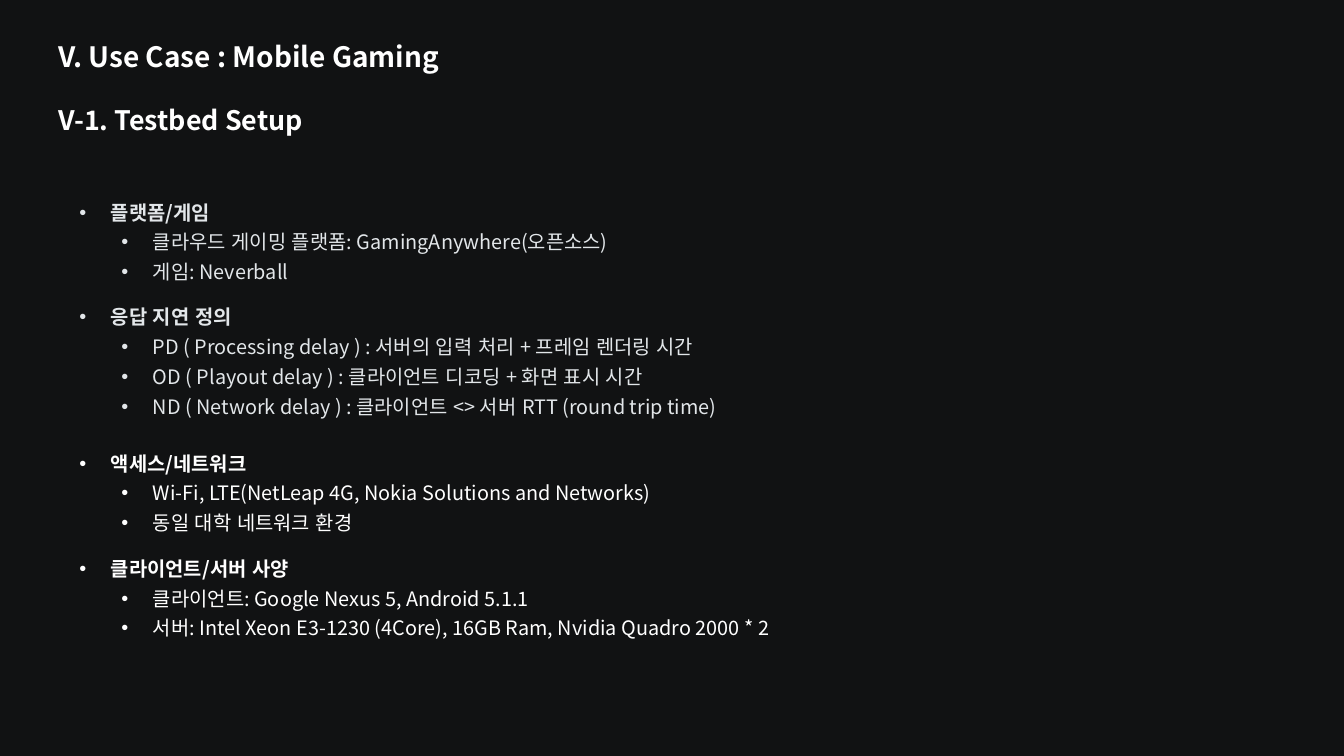
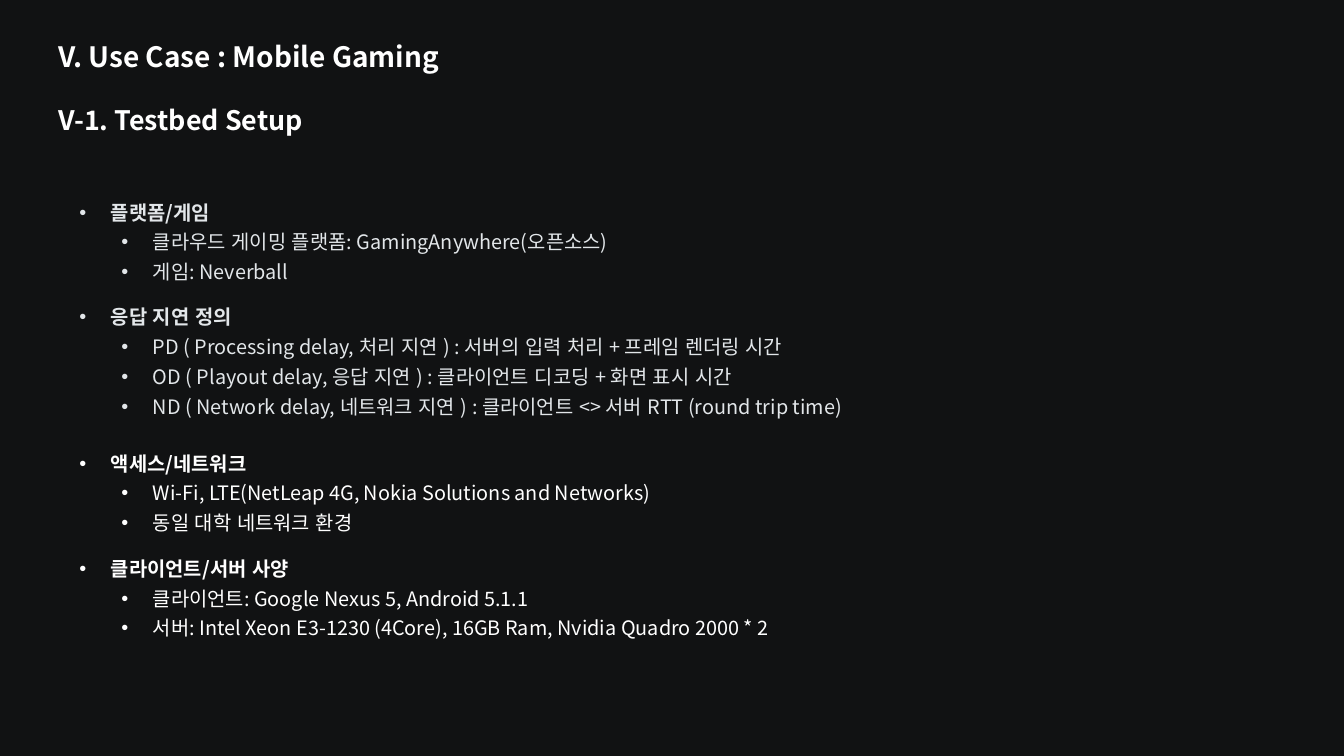
Before and after one commit to dhkeum9886/kmu-cloud-ai, a slide deck: slide 25 of 과제/Edge_Computing_for_the_Internet_of_Thing/Edge-Computing-for-the-Internet-of-Things-A-Case-Study.pptx. Drawn at 1344x756 pixels with LibreOffice and Linux fonts; fonts in the diff are those of the drawing. Boxes give left, top, right and bottom in pixels: in the first picture for what was removed or moved away, otherwise in the second. Text is boxed around its words. In the diff, an @@ line names an element or a change of style, - is before the commit and + after.

```diff
--- a/과제/Edge_Computing_for_the_Internet_of_Thing/Edge-Computing-for-the-Internet-of-Things-A-Case-Study.pptx
+++ b/과제/Edge_Computing_for_the_Internet_of_Thing/Edge-Computing-for-the-Internet-of-Things-A-Case-Study.pptx
@@ text at (153,337,842,419): text changed @@
-  • PD ( Processing delay ) : 서버의 입력 처리 + 프레임 렌더링 시간
-  • OD ( Playout delay ) : 클라이언트 디코딩 + 화면 표시 시간
-  • ND ( Network delay ) : 클라이언트 <> 서버 RTT (round trip time)
+  • PD ( Processing delay, 처리 지연 ) : 서버의 입력 처리 + 프레임 렌더링 시간
+  • OD ( Playout delay, 응답 지연 ) : 클라이언트 디코딩 + 화면 표시 시간
+  • ND ( Network delay, 네트워크 지연 ) : 클라이언트 <> 서버 RTT (round trip time)
```
Also in this commit, not shown: 4 other slides changed, 1 other file.
